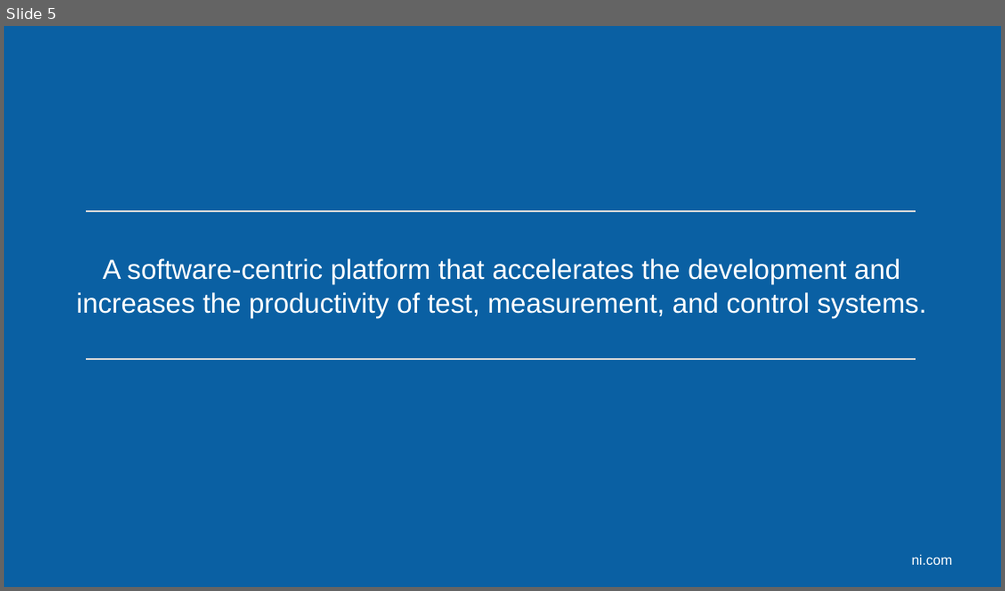
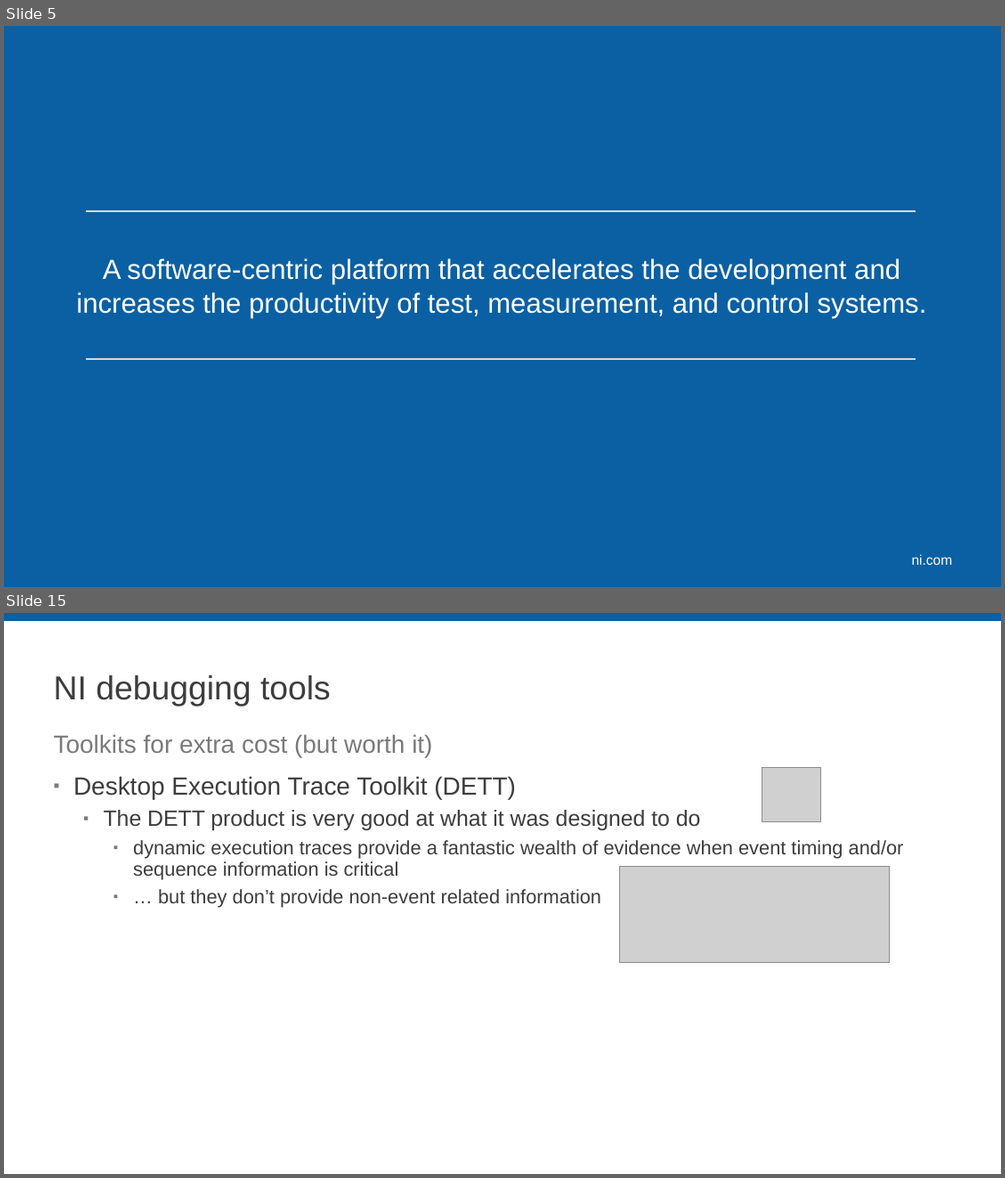
Before and after one commit to sandialabs/LVTM, a slide deck: Documentation/LVTM_NIWeek_2017.pptx. Shown one above the other, each under a label of ours: slide 5 before the commit, slides 5 and 15 after it; the slides between them are not shown. The pictures are 1005x591 and 1005x1178 pixels, drawn with LibreOffice and Linux fonts; fonts in the diff are those of the drawing; grey boxes stand for pictures; background and template pictures are left out. Boxes give left, top, right and bottom in pixels: in the first picture for what was removed or moved away, otherwise in the second. Text is boxed around its words. In the diff, an @@ line names an element or a change of style, - is before the commit and + after.

```diff
--- a/Documentation/LVTM_NIWeek_2017.pptx
+++ b/Documentation/LVTM_NIWeek_2017.pptx
@@ slide 15 added at [4, 613, 1001, 1174], background #FFFFFF @@
@@ rectangle added at [4, 613, 1001, 621], fill #0A60A3 @@
@@ title added at [54, 675, 331, 706], 24 pt, text #3D3D3D @@
+NI debugging tools
@@ text added at [54, 735, 432, 758], 18 pt, text #7A7A7A @@
+Toolkits for extra cost (but worth it)
@@ picture added at [761, 768, 820, 822] @@
@@ text added at [73, 776, 904, 908], 14 pt, text #3D3D3D @@
+▪ Desktop Execution Trace Toolkit (DETT)
+  ▪ The DETT product is very good at what it was designed to do
+    ▪ dynamic execution traces provide a fantastic wealth of evidence when event timing and/or sequence information is critical
+    ▪ … but they don’t provide non-event related information
@@ picture added at [619, 866, 890, 963] @@
```
Also in this commit, not shown: 5 slides changed, 8 other slides added, 1 slide removed.
